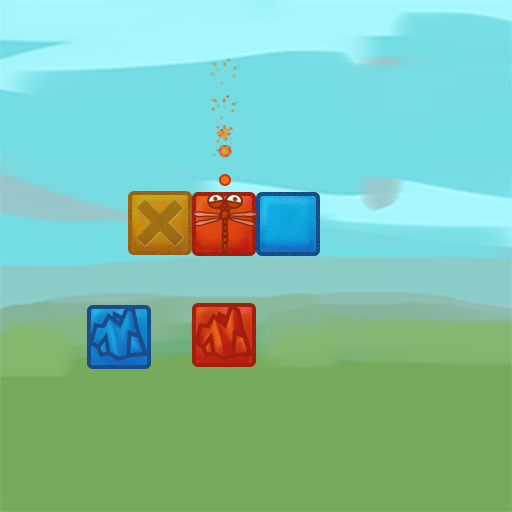
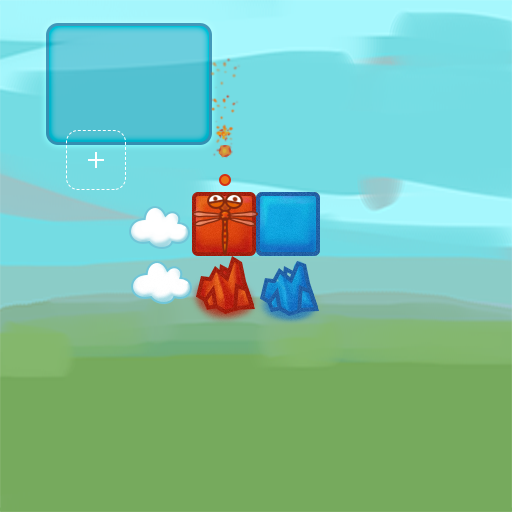
Layer changes from the first 512 x 512 image to the second:
added group "白框" with 4 layers above "子弹爆开" over [66, 130, 126, 190]
added layer "圆角矩形 4" in group "白框" over [66, 130, 126, 190]
painted on "图层 6" over [210, 195, 241, 252]
renamed "圆角矩形 2" to "圆角矩形 2 副本", painted on it over [256, 192, 320, 256]
added group "红色石头+杂色" with 1 layers above "蓝色石头+杂色" over [186, 256, 261, 328]
added layer "图层 11" (1st of 3, in "红色石头+杂色") in group "红色石头+杂色" over [186, 256, 261, 328]
added group "蓝色石头+杂色" with 1 layers above "云+杂色" over [253, 260, 319, 326]
added layer "矩形 2 副本" (1st of 3, in "蓝色石头+杂色") in group "蓝色石头+杂色" over [253, 260, 319, 326]
added group "云+杂色" with 1 layers above "云原版" over [131, 261, 193, 306]
added layer "云原版 副本" in group "云+杂色" over [131, 261, 193, 306]
added group "云原版" (1st of 2) with 1 layers above "底框" over [129, 205, 191, 251]
added layer "云原版" (2nd of 2, in "云原版") in group "云原版" over [129, 205, 191, 251]
added group "底框" with 1 layers above "红色石头原版" over [46, 23, 212, 145]
added layer "圆角矩形 5" in group "底框" over [46, 23, 212, 145]
hid group "红色石头原版" (7 layers) over [190, 303, 259, 368]
painted on "图层 11" (2nd of 3, in "红色石头原版") over [190, 304, 259, 368]
hid group "蓝色石头原版" (7 layers) over [86, 305, 151, 369]
painted on "矩形 1" (2nd of 2, in "蓝色石头原版") over [126, 330, 148, 357]
painted on "多边形 1" (2nd of 2, in "蓝色石头原版") over [89, 306, 147, 361]
painted on "图层 11" (3rd of 3, in "蓝色石头原版") over [86, 305, 151, 369]
hid group "蓝色原版" (2 layers) over [87, 305, 151, 369]
painted on "圆角矩形 2" (2nd of 5, in "蓝色原版") over [87, 305, 151, 369]
hid group "红色原版" (2 layers) over [192, 303, 256, 367]
renamed "原版+杂色" to "黄色+杂色", hid the group it (3 layers) over [128, 191, 192, 255]
…and 4 more changes (2 added, 2 painted)
